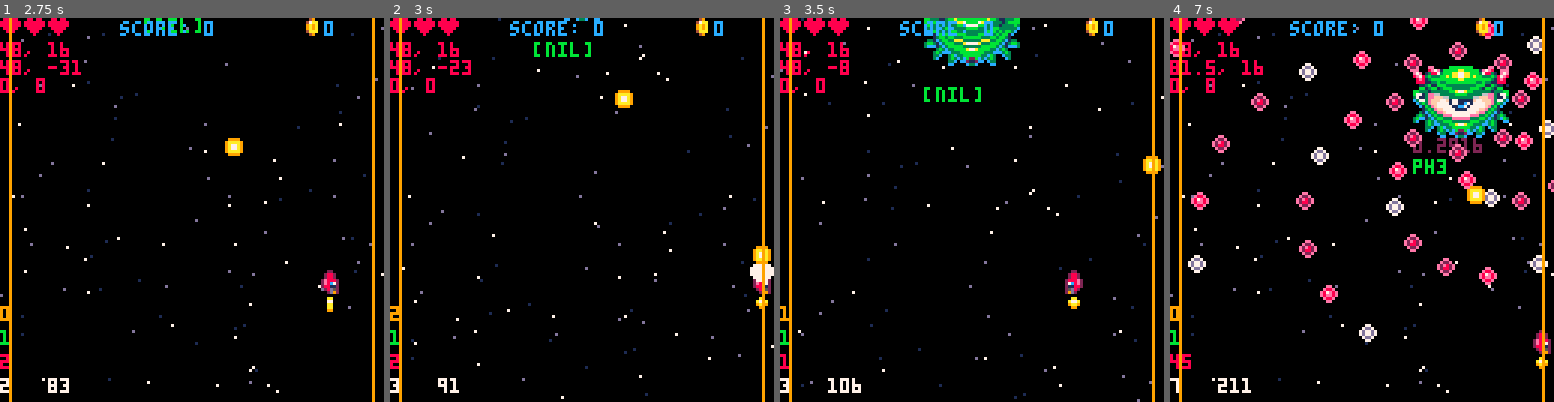
Above: before the commit, frames 1-4 (left to right).
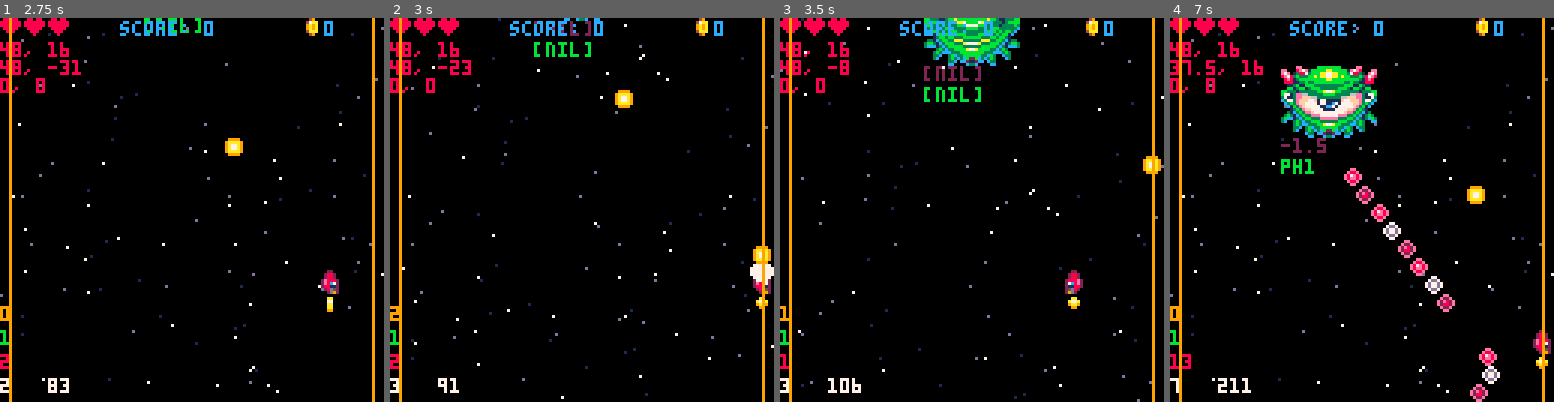
Above: after the commit, the same moments.

Repository: sirchras/p8-shmup
Game: PICO-8 cartridge shmup.p8
Two runs of this game, one before a commit and one after it. Both use one fixed random seed, a clock stepped at 60 frames per second and the inputs below.
Inputs:
- Up to frame 1 (2.75 s): tap X (X key) at 0.33, 1.07, 1.85 s; tap O (Z key) at 0.7, 1.7, 2.1, 2.5 s; hold Right 1.6-2.1 s; hold Up 2.15-2.42 s; hold Right from 2.47 s (still down)
- Up to frame 2 (3 s): keep holding Right; tap O (Z key) at 2.9 s; tap X (X key) at 2.97 s
- Up to frame 3 (3.5 s): release Right at 3.03 s; hold Left from 3.08 s (still down); tap O (Z key) at 3.3 s
- Up to frame 4 (7 s): release Left at 3.58 s; hold Down 3.63-3.97 s; tap O (Z key) every 0.4 s from 3.7 to 6.9 s; hold Right 4.02-4.68 s; tap X (X key) at 4.08, 5.2, 6.32 s; hold Up 4.73-5.03 s; hold Left 5.08-5.68 s; hold Down 5.73-6.03 s; hold Right 6.08-6.58 s; hold Right from 6.63 s (still down)

Frame 1 is identical in both runs. In frame 2, 0.1% of the frame differs, in the area x 37-53%, y 0-5%; in frame 3, 0.2%; in frame 4, 15%, in the area x 0-100%, y 0-100%.

Commit message:
wip: add boss phase 4
- refactor phase 2 to be reused in phase 4

Diff:
--- a/shmup.p8
+++ b/shmup.p8
@@ -1096,10 +1096,10 @@
 		pal(i,7)
 	end
 end
---todo: make class agnostic?
-function enemy:fire()
+function enemy:fire(ang)
+	local ang=ang or 0
 	--spawn new bullet
-	fire(self,self.b,0,2)
+	fire(self,self.b,ang,2)
 	--sfx
 	sfx(self.fsfx)
 end
@@ -1277,7 +1277,7 @@
 	typ="boss", --type
 	s=1.5, --default mv speed
 	pht=0, --phase timer
-	p2i=1, --phase 2 index
+	pi=1, --path index
 	anginc=1/24,
 	fsfx=34, --fire sfx
 	--debug
@@ -1292,7 +1292,7 @@
 	print(self.x..", "..self.y,0,14,8)
 	print(self.ddx..", "..self.ddy,0,20,8)
 	print(self.ph,self.x,self.y+self:h()+7,11)
-	if (self.angof) print(self.angof,self.x,self.y+self:h(),2)
+	print(self.dx,self.x,self.y+self:h(),2)
 	--
 end
 function boss:flash()
@@ -1308,10 +1308,12 @@
 	if abs(self.y-self.ty)<0.5 then
 		self.y=self.ty
 		self.x=self.tx
---		self.act=self.phase1
+		self.act=self.phase1
 --		self.act=self.phase2
-		self.act=self.phase3
+--		self.act=self.phase3
+--		self.act=self.phase4
 		self.pht=frame()+240 --8 sec
+--		self.pht=frame()+1800
 		return
 	end
 	self:move(dx,dy)
@@ -1336,29 +1338,21 @@
 	self.ph="ph2"
 	--
 	--movement
-	local spd=self.s
-	local i=self.p2i
-	local targets={
-		{92,16},{92,98},{3,98},
-		{3,16}
-	}
-	local tx,ty=unpack(targets[i])
-	local dx=mid(-spd,tx-self.x,spd)
-	local dy=mid(-spd,ty-self.y,spd)
+	local fr=frame()
+	local dx,dy=0,0
+	local v=self:path({
+		{92,16},{92,98},{3,98},{3,16}
+	})
+	if v then
+		dx,dy=unpack(v)
+	else
+		dx=1.5
+		self.pht=fr+30
+	end
 	self.dx=dx
-	if abs(self.x-tx)<0.5 and
-	   abs(self.y-ty)<0.5 then
-		self.x=tx
-		self.y=ty
-		self.p2i=(i%#targets)+1
-		if self.p2i==1 then
-			self.pht=frame()+30
-		end
-		return
-	end
 	self:move(dx,dy)
 	--shooting
-	if (frame()%15==0) red.fire(self)
+	if (fr%15==0) red.fire(self)
 	--transition
 	self:checkphasetrans(self.phase3)
 end
@@ -1375,8 +1369,30 @@
 	self:checkphasetrans(self.phase4)
 end
 function boss:phase4()
-	--todo
+	--debug
 	self.ph="ph4"
+	--
+	--movement
+	local fr=frame()
+	local dx,dy=0,0
+	local v=self:path({
+		{3,16},{3,98},{92,98},{92,16}
+	})
+	if v then
+		dx,dy=unpack(v)
+	else
+		dx=1.5
+		self.pht=fr+30
+	end
+	self.dx=dx
+	self:move(dx,dy)
+	--shooting
+	if fr%10==0 then
+		--idk why dx inverted
+		local ang=atan2(-dx,dy)
+		self:fire(ang)
+	end
+	--transition
 	self:checkphasetrans(self.phase1)
 end
 function boss:checkphasetrans(nextphase)
@@ -1387,13 +1403,34 @@
 end
 function boss:pace(spd)
 	local spd=spd or self.s
-	local dx=sgn(self.dx)*spd
+	local dx=sgn(self.dx)*spd --if dx not set?!
 	if (not dx) dx=rnd({-spd,spd})
 	if (self.x<=3) dx=spd
 	if (self.x+self:w()>=124) dx=-spd
 	self:move(dx,0)
 	self.dx=dx
 end
+function boss:path(pnts,spd,loop)
+	local spd=spd or self.s
+	local loop=loop or false
+--	local nxt=true
+	local x,y=self.x,self.y
+	::getnavpoint::
+	local i=self.pi
+	local tx,ty=unpack(pnts[i])
+	if x==tx and y==ty then
+		self.pi=(i%#pnts)+1
+		if self.pi==1 and
+		   not loop then
+			return nil
+		end
+		goto getnavpoint
+	end
+	local dx=mid(-spd,tx-x,spd)
+	local dy=mid(-spd,ty-y,spd)
+	return {dx,dy}
+end
+
 -->8
 --pickups & waves
 
